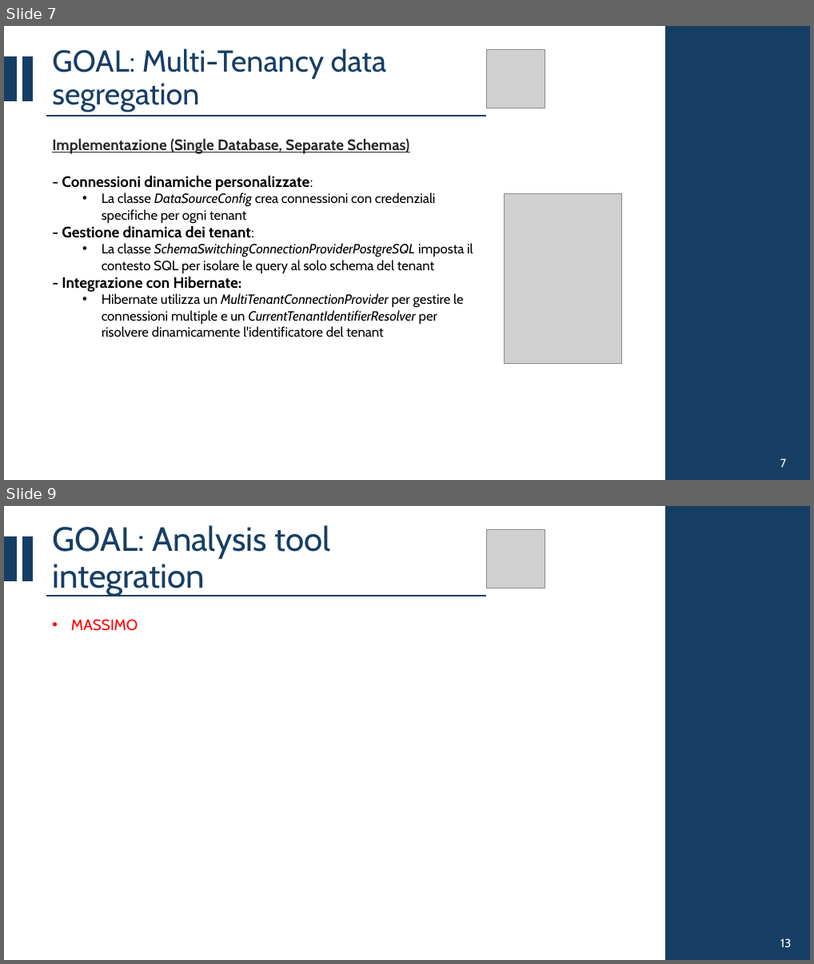
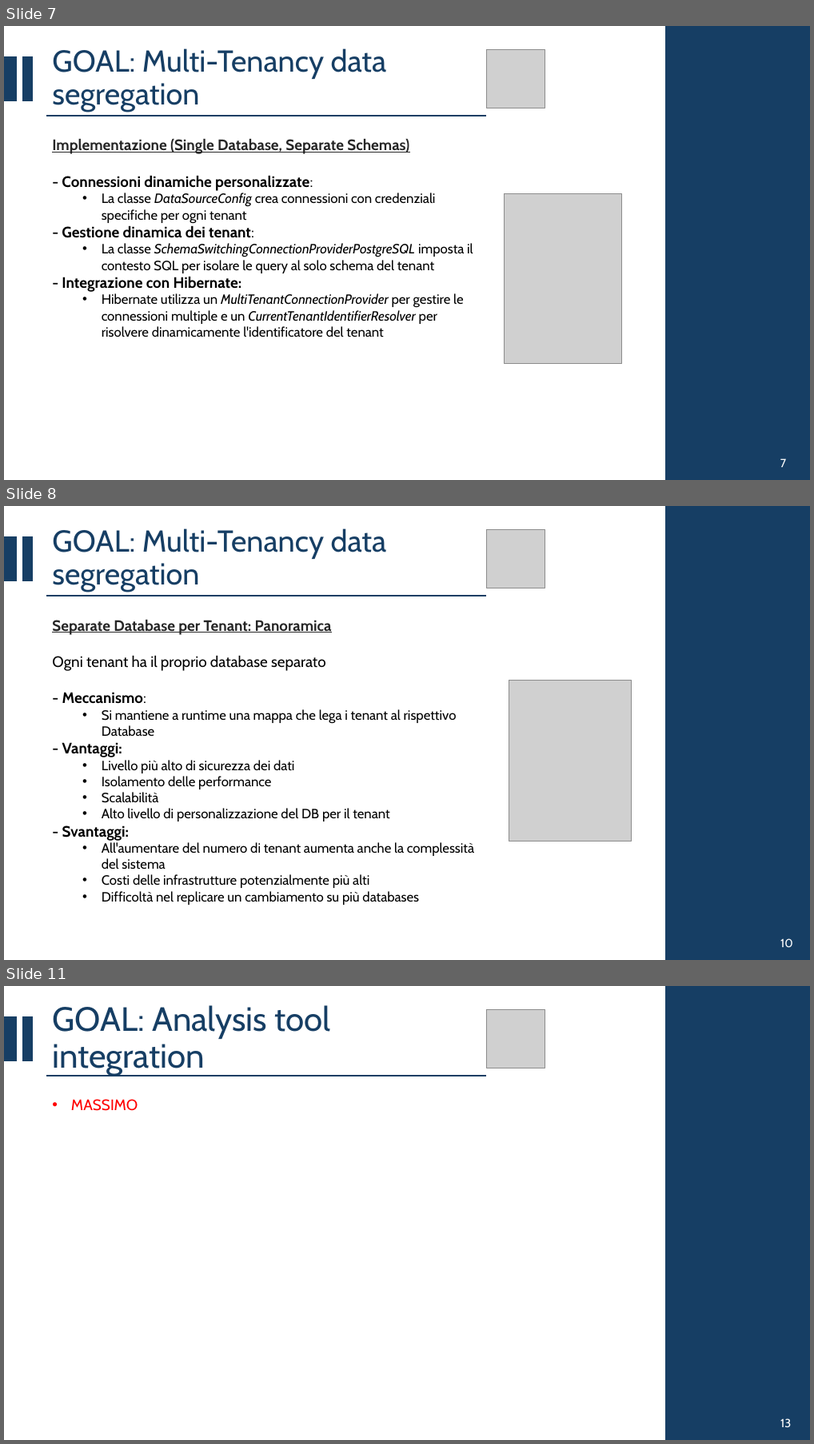
Before and after one commit to CSW-Teams/MS3-docs, a slide deck: ShiftsHappen/Sprint 3/CSW Sprint 3.pptx. Shown one above the other, each under a label of ours: slides 7 and 9 before the commit, slides 7, 8 and 11 after it; the slides between them are not shown. The pictures are 814x964 and 814x1444 pixels, drawn with LibreOffice and Linux fonts; fonts in the diff are those of the drawing; grey boxes stand for pictures. Boxes give left, top, right and bottom in pixels: in the first picture for what was removed or moved away, otherwise in the second. Text is boxed around its words. In the diff, an @@ line names an element or a change of style, - is before the commit and + after.

Commit message:
Uploaded my contributions to sprint 3 focusing on multitenancy data segregation with a Separate Database per Tenant approach

```diff
--- a/ShiftsHappen/Sprint 3/CSW Sprint 3.pptx
+++ b/ShiftsHappen/Sprint 3/CSW Sprint 3.pptx
@@ slide 8 added at (4,506,810,960), background #FFFFFF @@
@@ title added at (52,528,387,592), 36 pt, text #163E64 @@
+GOAL: Multi-Tenancy data segregation
@@ picture added at (486,529,546,588) @@
@@ rectangle added at (666,506,810,960), fill #163E64, outline #163E64 1.5 pt @@
@@ rectangle added at (4,537,17,580), fill #163E64, outline #163E64 1.5 pt @@
@@ rectangle added at (23,537,33,580), fill #163E64, outline #163E64 1.5 pt @@
@@ line added from (46, 596) to (486, 596), #163E64 1.5 pt @@
@@ text added at (52,620,474,904), 16 pt, text #000000 @@
+Separate Database per Tenant: Panoramica
+Ogni tenant ha il proprio database separato
+- Meccanismo:
+  • Si mantiene a runtime una mappa che lega i tenant al rispettivo Database
+- Vantaggi:
+  • Livello più alto di sicurezza dei dati
+  • Isolamento delle performance
+  • Scalabilità
+  • Alto livello di personalizzazione del DB per il tenant
+- Svantaggi:
+  • All'aumentare del numero di tenant aumenta anche la complessità del sistema
+  • Costi delle infrastrutture potenzialmente più alti
+  • Difficoltà nel replicare un cambiamento su più databases
@@ picture added at (510,680,632,841) @@
@@ text added at (781,938,794,947), 14 pt, text #FFFFFF @@
+10
@@ what was slide 9 is now slide 11 @@
```
Also in this commit, not shown: 3 slides changed, 1 other slide added, 4 slides removed.
